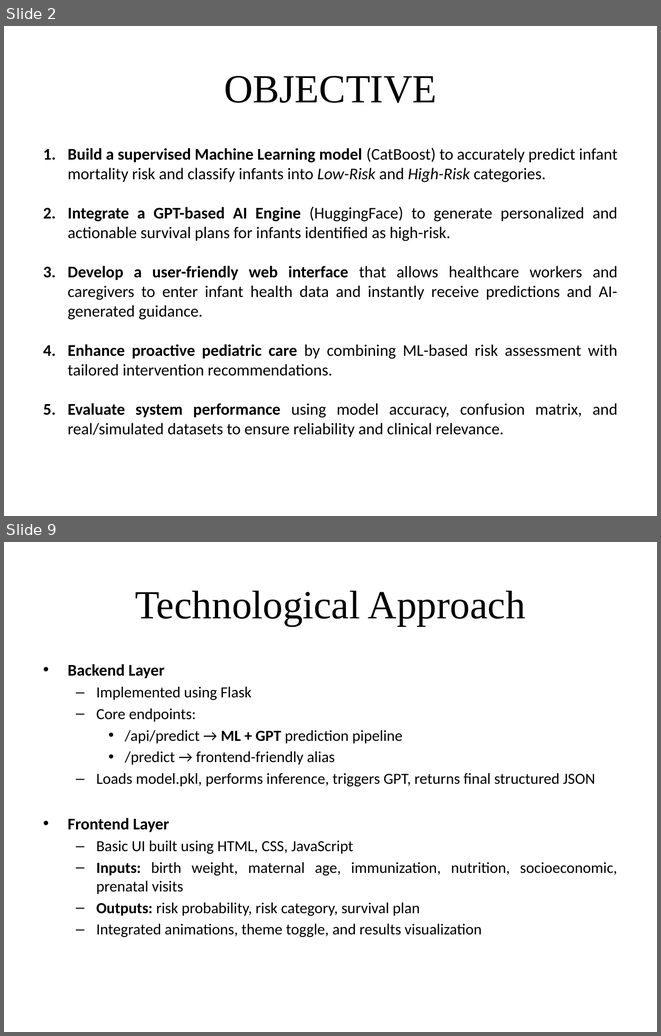
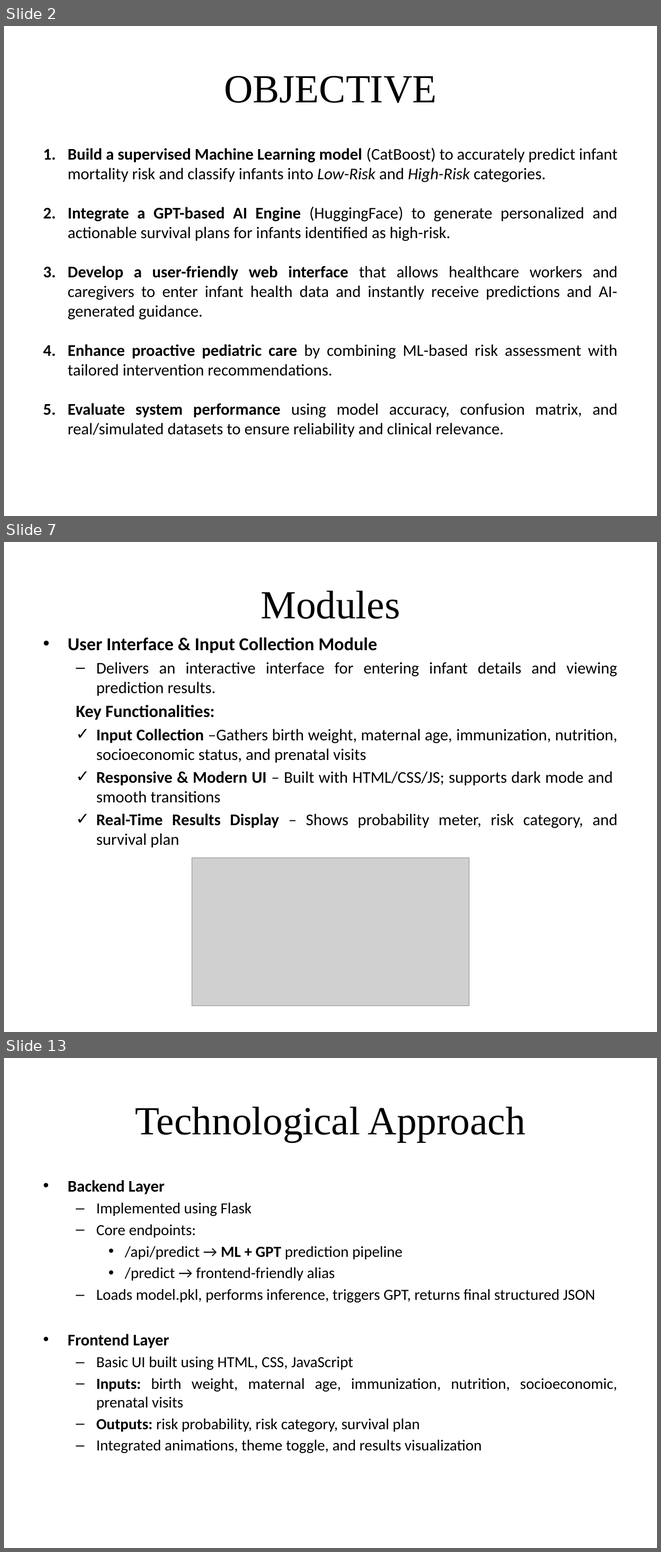
Before and after one commit to Lalithreddy-12/Intelligent-Infant-Health-Predictor-With-Personalized-AI-Guidance, a slide deck: Docs/Ppt/First Review.pptx. Shown one above the other, each under a label of ours: slides 2 and 9 before the commit, slides 2, 7 and 13 after it; the slides between them are not shown. The pictures are 661x1036 and 661x1552 pixels, drawn with LibreOffice and Linux fonts; fonts in the diff are those of the drawing; grey boxes stand for pictures. Boxes give left, top, right and bottom in pixels: in the first picture for what was removed or moved away, otherwise in the second. Text is boxed around its words. In the diff, an @@ line names an element or a change of style, - is before the commit and + after.

```diff
--- a/Docs/Ppt/First Review.pptx
+++ b/Docs/Ppt/First Review.pptx
@@ slide 7 added at (4, 542, 657, 1032), background #FFFFFF @@
@@ title added at (261, 590, 400, 619), 44 pt, text #000000 @@
+Modules
@@ text added at (68, 637, 618, 847), 18 pt, text #000000 @@
+• User Interface & Input Collection Module
+  – Delivers an interactive interface for entering infant details and viewing prediction results.
+  Key Functionalities:
+  ✓ Input Collection –Gathers birth weight, maternal age, immunization, nutrition, socioeconomic status, and prenatal visits
+  ✓ Responsive & Modern UI – Built with HTML/CSS/JS; supports dark mode and smooth transitions
+  ✓ Real-Time Results Display – Shows probability meter, risk category, and survival plan
@@ picture added at (192, 857, 469, 1005) @@
@@ what was slide 9 is now slide 13 @@
```
Also in this commit, not shown: 4 slides changed, 6 other slides added, 3 slides removed.
